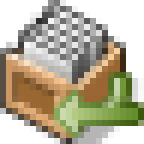
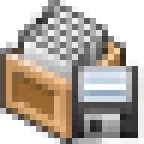
Before/after of a (144, 144) layered artwork. What changed in the layer stack:
added layer "Pasted Layer" above "new" over [66, 60, 144, 144]
hid "arrow_merge.png" over [48, 72, 144, 144]
